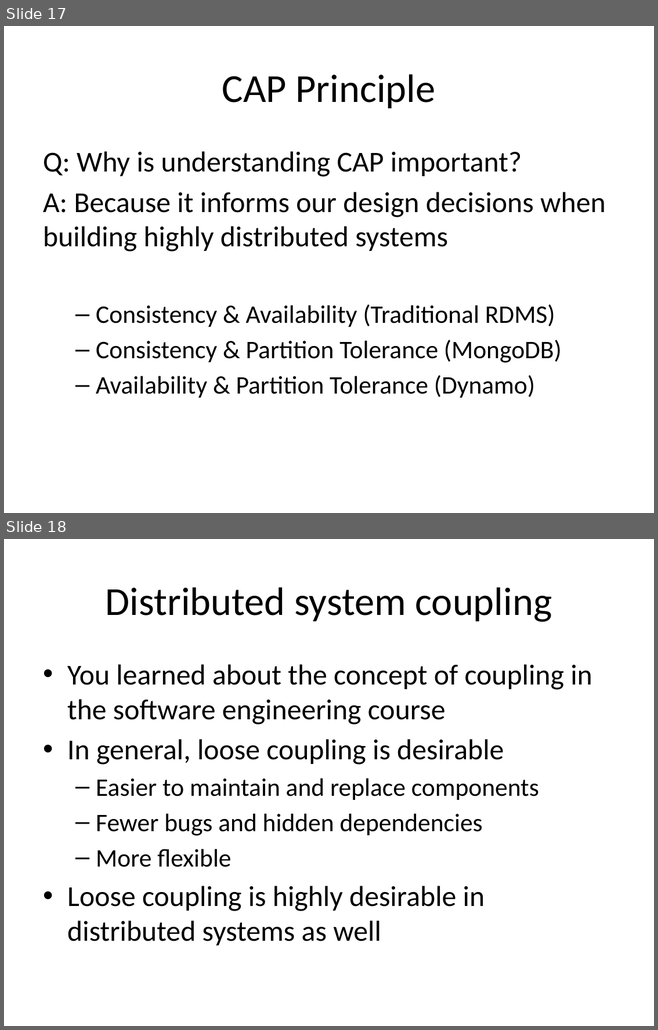
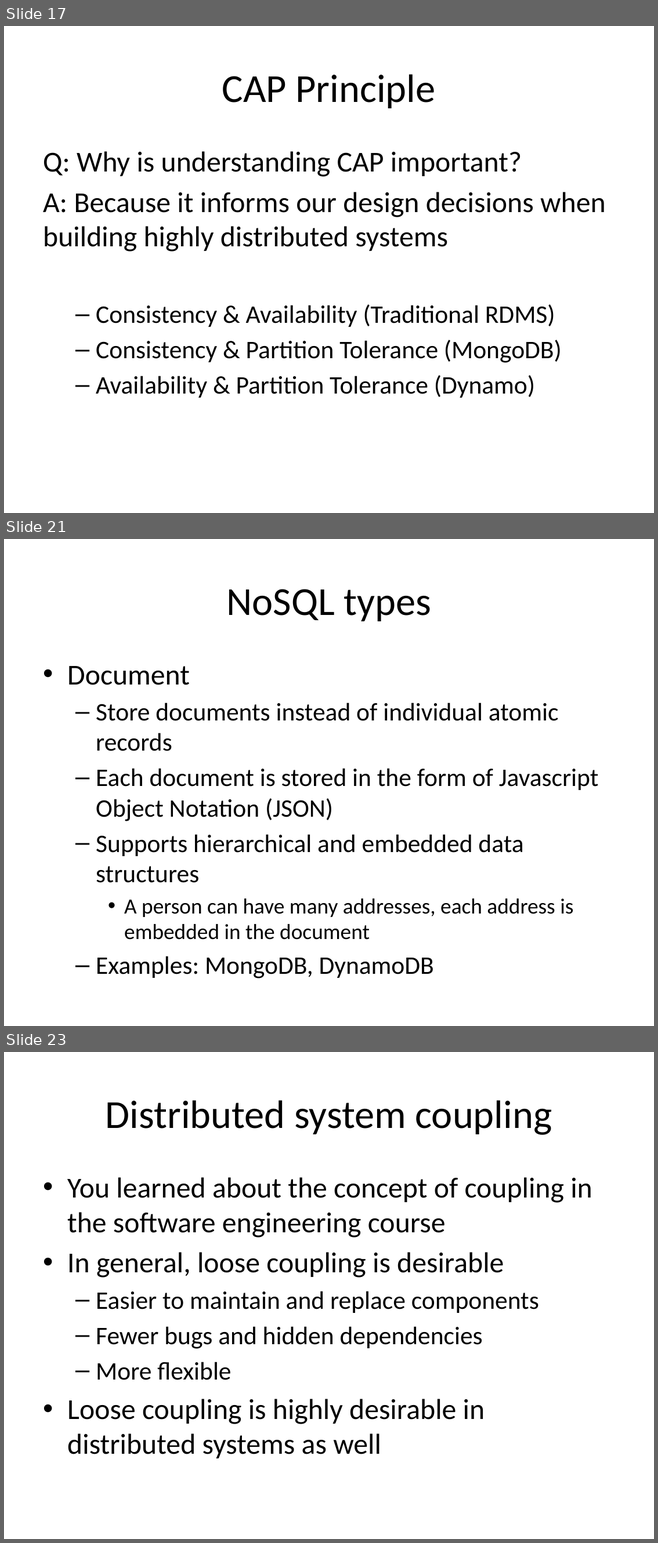
Before and after one commit to jasondbaker/infrastructure-class, a slide deck: infrastructure-week-3.pptx. Shown one above the other, each under a label of ours: slides 17 and 18 before the commit, slides 17, 21 and 23 after it; the slides between them are not shown. The pictures are 658x1030 and 658x1543 pixels, drawn with LibreOffice and Linux fonts; fonts in the diff are those of the drawing. Boxes give left, top, right and bottom in pixels: in the first picture for what was removed or moved away, otherwise in the second. Text is boxed around its words. In the diff, an @@ line names an element or a change of style, - is before the commit and + after.

```diff
--- a/infrastructure-week-3.pptx
+++ b/infrastructure-week-3.pptx
@@ slide 21 added at (4,539,654,1026), background #FFFFFF @@
@@ title added at (226,589,431,621), 44 pt, text #000000 @@
+NoSQL types
@@ text added at (67,666,598,979), 28 pt, text #000000 @@
+• Document
+  – Store documents instead of individual atomic records
+  – Each document is stored in the form of Javascript Object Notation (JSON)
+  – Supports hierarchical and embedded data structures
+    • A person can have many addresses, each address is embedded in the document
+  – Examples: MongoDB, DynamoDB
@@ what was slide 18 is now slide 23 @@
```
Also in this commit, not shown: 3 slides changed, 23 other slides added, 1 slide removed, 6 other files.
